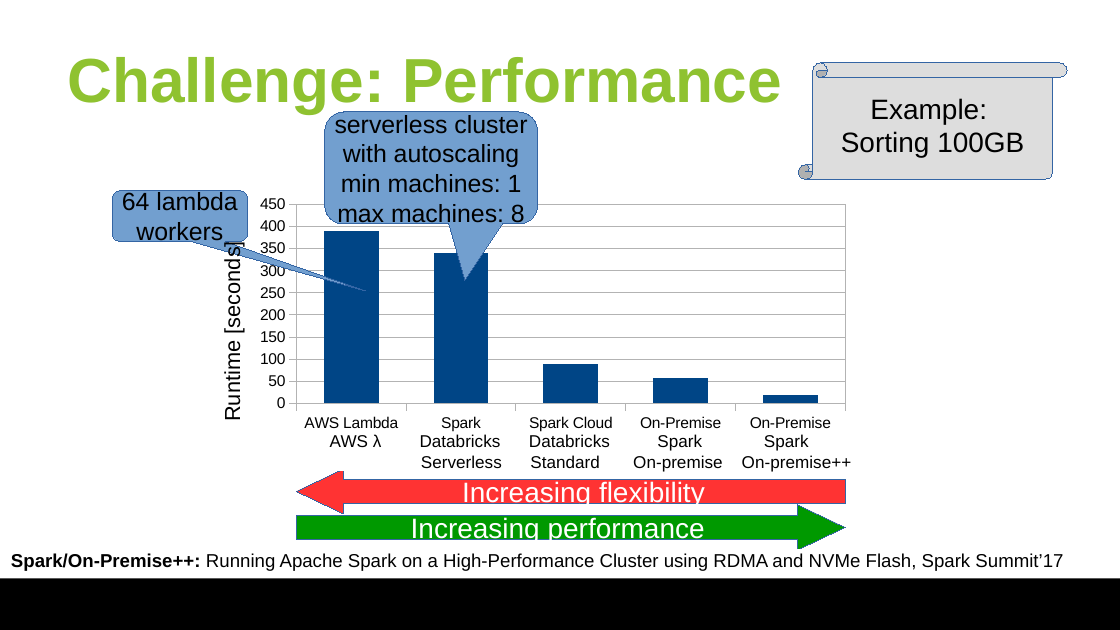
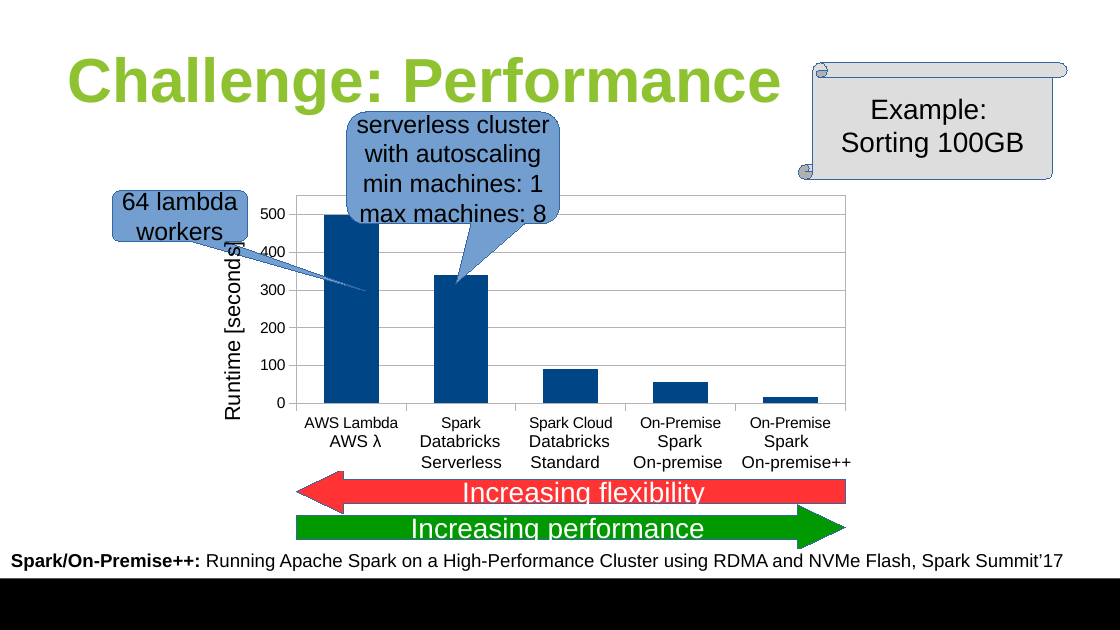
Before and after one commit to huangyibo/spark-summit-18, a slide deck: slide 5 of slides/spark-summit-18.odp. Drawn at 1120x630 pixels with LibreOffice and Linux fonts; fonts in the diff are those of the drawing; background and template pictures are left out. Boxes give left, top, right and bottom in pixels: in the first picture for what was removed or moved away, otherwise in the second. Text is boxed around its words. In the diff, an @@ line names an element or a change of style, - is before the commit and + after.

```diff
--- a/slides/spark-summit-18.odp
+++ b/slides/spark-summit-18.odp
@@ rounded speech box "serverless cluster": place and size @@
-rounded speech box "serverless cluster" at [325, 112, 538, 224]
+rounded speech box "serverless cluster" at [347, 112, 560, 224]
@@ rounded speech box "serverless cluster" at [347, 112, 560, 224]: proportions changed @@
@@ column chart at [248, 190, 857, 455] @@
@@ Series 1, AWS Lambda: 390 to 500 @@
@@ value axis changed @@
```
Also in this commit, not shown: 7 other slides changed, 3 other files.
